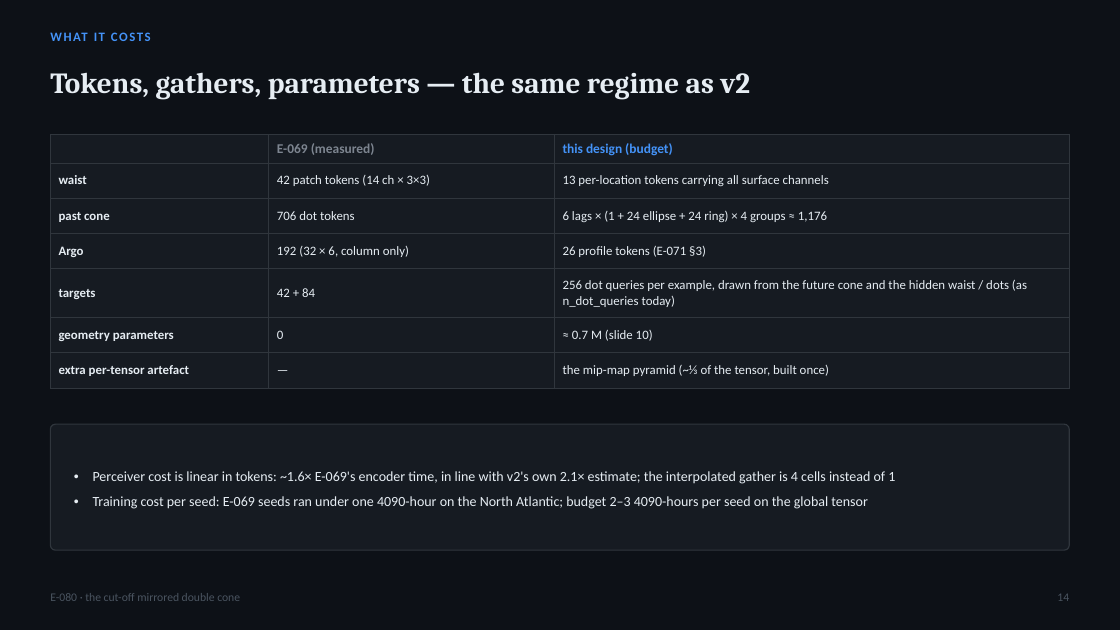
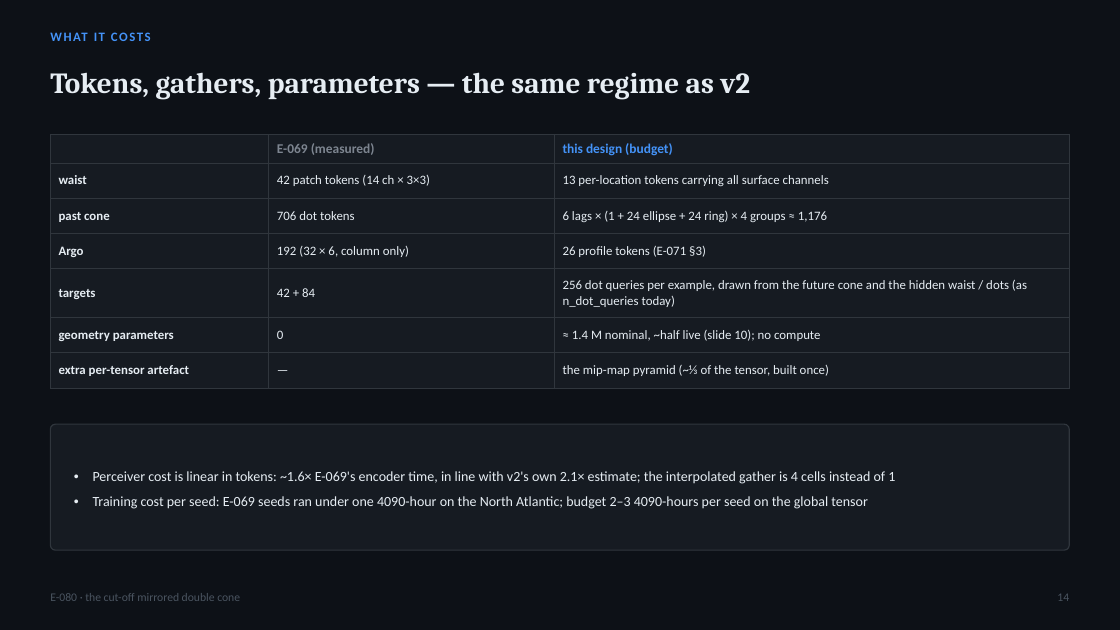
Before and after one commit to blauewelt/earth, a slide deck: slide 14 of ml/plans/E080_hourglass_cone_deck.pptx. Drawn at 1120x630 pixels with LibreOffice and Linux fonts; fonts in the diff are those of the drawing. Boxes give left, top, right and bottom in pixels: in the first picture for what was removed or moved away, otherwise in the second. Text is boxed around its words. In the diff, an @@ line names an element or a change of style, - is before the commit and + after.

```diff
--- a/ml/plans/E080_hourglass_cone_deck.pptx
+++ b/ml/plans/E080_hourglass_cone_deck.pptx
@@ table at [50,134,1070,380] @@
-row 6, column 3: ≈ 0.7 M (slide 10)
+row 6, column 3: ≈ 1.4 M nominal, ~half live (slide 10); no compute
```
Also in this commit, not shown: 6 other slides changed, 6 other files.
